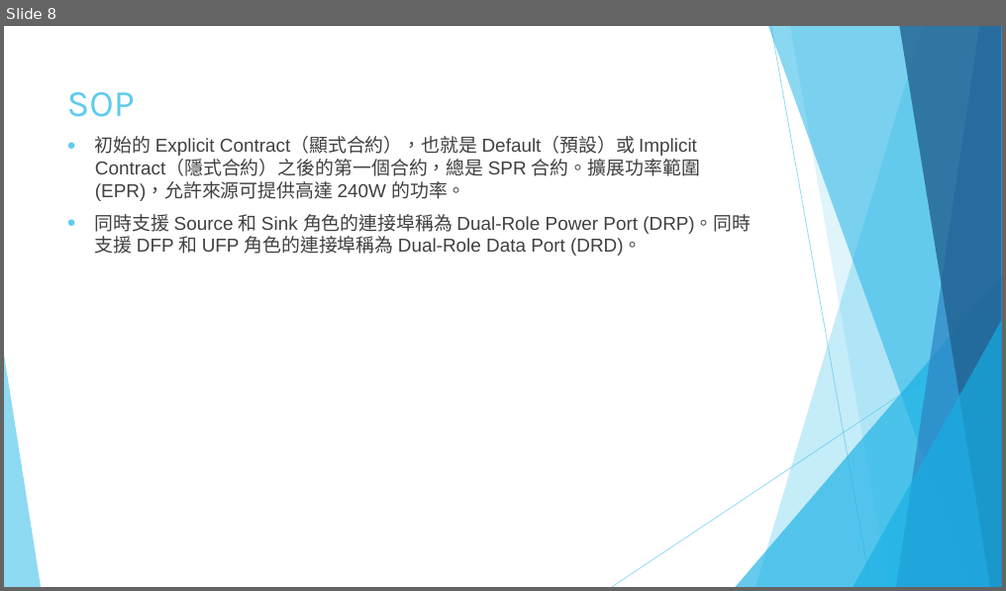
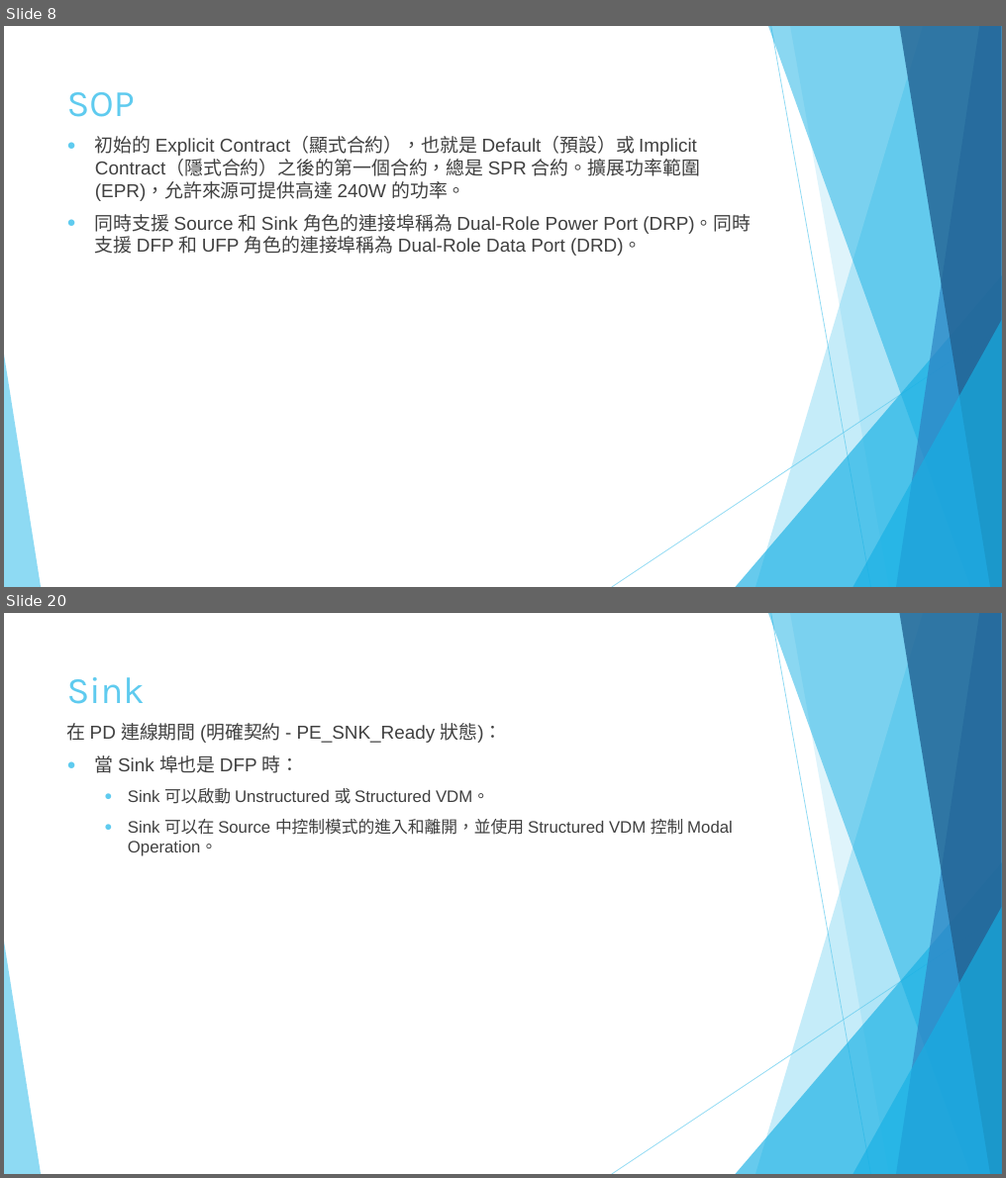
Before and after one commit to victorchan0617/CY4541, a slide deck: USB PD協議.pptx. Shown one above the other, each under a label of ours: slide 8 before the commit, slides 8 and 20 after it; the slides between them are not shown. The pictures are 1006x591 and 1006x1178 pixels, drawn with LibreOffice and Linux fonts; fonts in the diff are those of the drawing. Boxes give left, top, right and bottom in pixels: in the first picture for what was removed or moved away, otherwise in the second. Text is boxed around its words. In the diff, an @@ line names an element or a change of style, - is before the commit and + after.

```diff
--- a/USB PD協議.pptx
+++ b/USB PD協議.pptx
@@ slide 20 added at (4,613,1002,1174), background #FFFFFF; not listed: 10 template elements that a slide beside it also shows @@
@@ title added at (67,677,145,704), 36 pt, text #5FCBEF @@
+Sink
@@ text added at (67,723,733,857), 16 pt, text #404040 @@
+在 PD 連線期間 (明確契約 - PE_SNK_Ready 狀態)：
+● 當 Sink 埠也是 DFP 時：
+  ● Sink 可以啟動 Unstructured 或 Structured VDM。
+  ● Sink 可以在 Source 中控制模式的進入和離開，並使用 Structured VDM 控制 Modal Operation。
```
Also in this commit, not shown: 1 slide changed, 48 other slides added.
